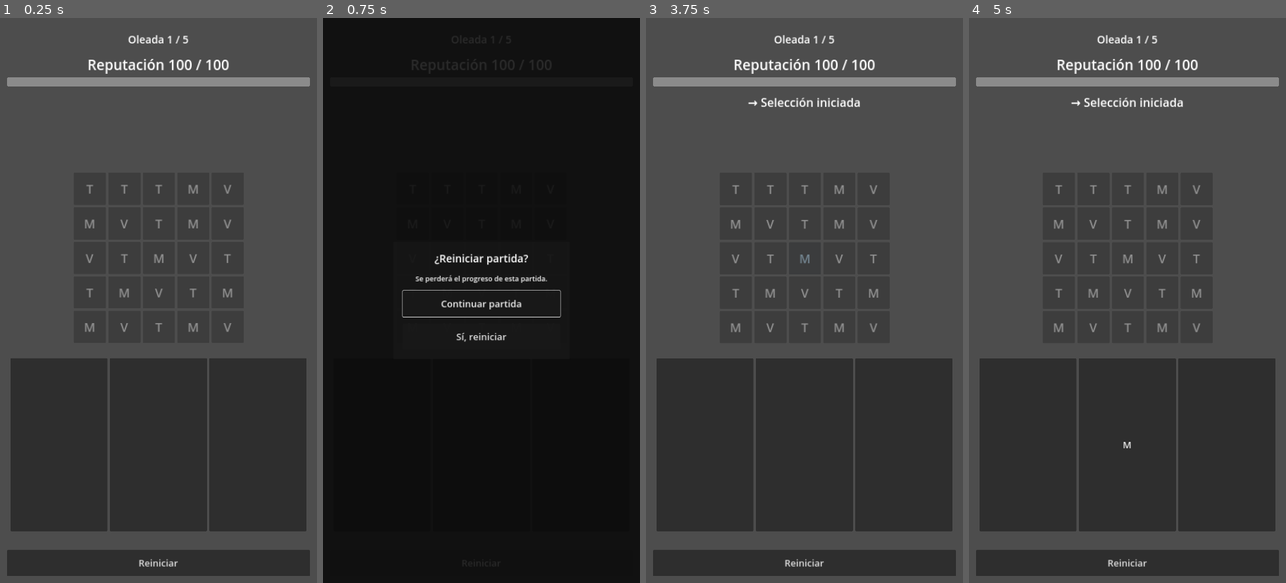
Above: before the commit, frames 1-4 (left to right).
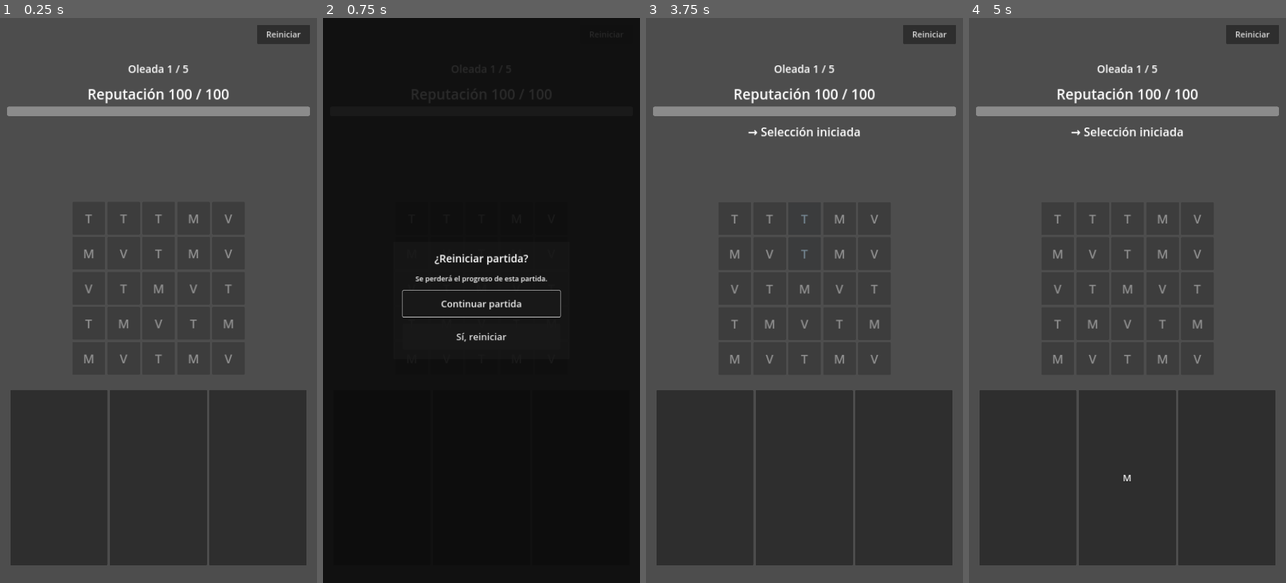
Above: after the commit, the same moments.

Repository: YorshG/LaUltimaTaqueria
Game: Godot game, scene res://scenes/App.tscn
Two runs of this game, one before a commit and one after it. Both use one fixed random seed, a clock stepped at 60 frames per second and the inputs below.
Inputs (mouse positions are in pixels of both pictures, inside the frame that each line leads up to):
- Up to frame 1 (0.25 s): no input
- Up to frame 2 (0.75 s): click "Reiniciar" at 0.5 s
- Up to frame 3 (3.75 s): click "Reiniciar" at 1.25 s; click "Reiniciar" at 2 s; click "Sí, reiniciar" at 2.75 s; tap Enter at 3.5 s; drag from (804, 255) to (836, 176) at 3.52 s
- Up to frame 4 (5 s): tap Space at 4.25 s; drag from (1064, 328) to (1111, 413) at 4.27 s

The runs differ from the first frame. In frame 1, 14% of the frame differs, in the area x 2-98%, y 1-99%; in frame 2, 0.1%; in frame 3, 15%; in frame 4, 15%.
Error in both runs: Trying to return an array of type "Array" where expected return type is "Array[Vector2i]". (res://scripts/board/board_view.gd:115)

Commit message:
UI-MOBILE-01: move restart action to compact top bar

Diff:
--- a/scenes/App.tscn
+++ b/scenes/App.tscn
@@ -20,24 +20,32 @@
 grow_horizontal = 2
 grow_vertical = 2
 
+[node name="TopBar" type="MarginContainer" parent="Layout"]
+layout_mode = 2
+theme_override_constants/margin_left = 24
+theme_override_constants/margin_top = 24
+theme_override_constants/margin_right = 24
+theme_override_constants/margin_bottom = 8
+
+[node name="Row" type="HBoxContainer" parent="Layout/TopBar"]
+layout_mode = 2
+
+[node name="Spacer" type="Control" parent="Layout/TopBar/Row"]
+layout_mode = 2
+size_flags_horizontal = 3
+
+[node name="RestartButton" type="Button" parent="Layout/TopBar/Row"]
+unique_name_in_owner = true
+custom_minimum_size = Vector2(180, 64)
+layout_mode = 2
+theme_override_font_sizes/font_size = 28
+text = "Reiniciar"
+
 [node name="SessionHost" type="Control" parent="Layout"]
 unique_name_in_owner = true
 process_mode = 1
 layout_mode = 2
 size_flags_vertical = 3
-
-[node name="Footer" type="MarginContainer" parent="Layout"]
-layout_mode = 2
-theme_override_constants/margin_left = 24
-theme_override_constants/margin_right = 24
-theme_override_constants/margin_bottom = 24
-
-[node name="RestartButton" type="Button" parent="Layout/Footer"]
-unique_name_in_owner = true
-custom_minimum_size = Vector2(0, 88)
-layout_mode = 2
-theme_override_font_sizes/font_size = 32
-text = "Reiniciar"
 
 [node name="RestartConfirmation" type="Control" parent="."]
 unique_name_in_owner = true
